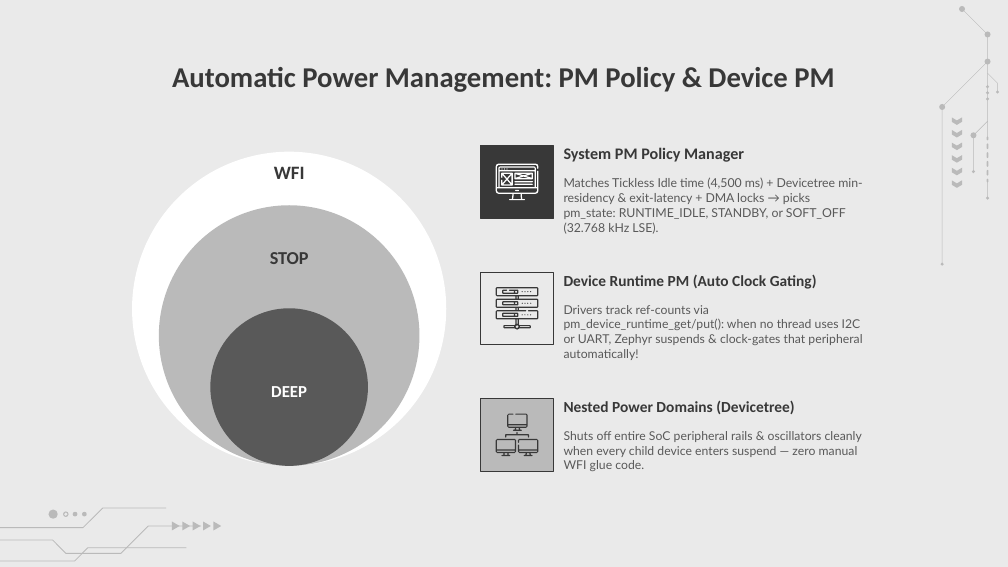
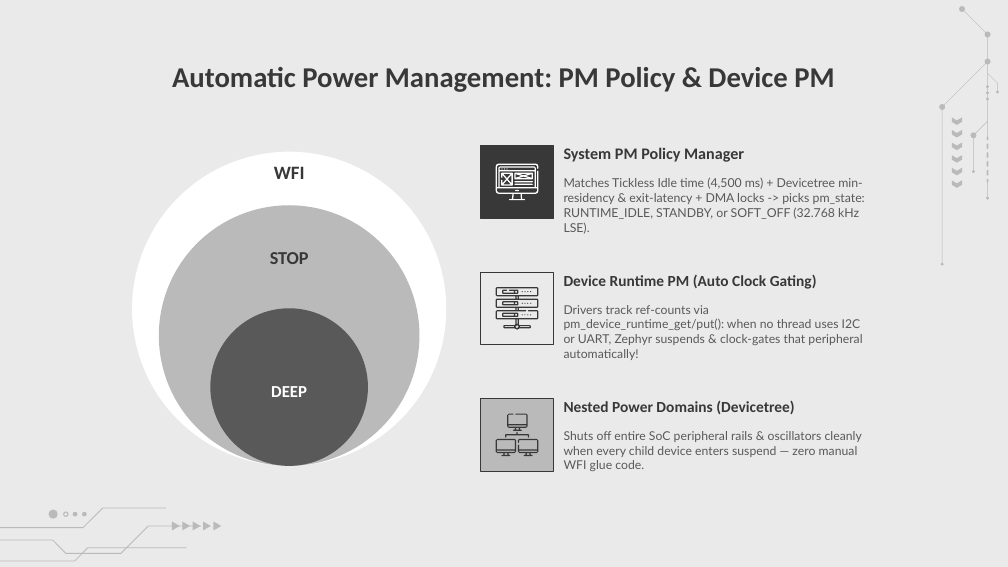
Before and after one commit to amrsaeedcse/zephyr-vs-freertos-presentation, a slide deck: slide 27 of Zephyr_RTOS_vs_FreeRTOS.pptx (slide 25 before the commit). Drawn at 1008x567 pixels with LibreOffice and Linux fonts; fonts in the diff are those of the drawing; background and template pictures are left out. Boxes give left, top, right and bottom in pixels: in the first picture for what was removed or moved away, otherwise in the second. Text is boxed around its words. In the diff, an @@ line names an element or a change of style, - is before the commit and + after.

```diff
--- a/Zephyr_RTOS_vs_FreeRTOS.pptx
+++ b/Zephyr_RTOS_vs_FreeRTOS.pptx
@@ subtitle at [564, 178, 865, 234]: text changed @@
-Matches Tickless Idle time (4,500 ms) + Devicetree min-residency & exit-latency + DMA locks → picks pm_state: RUNTIME_IDLE, STANDBY, or SOFT_OFF (32.768 kHz LSE).
+Matches Tickless Idle time (4,500 ms) + Devicetree min-residency & exit-latency + DMA locks -> picks pm_state: RUNTIME_IDLE, STANDBY, or SOFT_OFF (32.768 kHz LSE).
```
Also in this commit, not shown: 10 other slides changed, 8 slides added, 6 slides removed, 2 other files.
